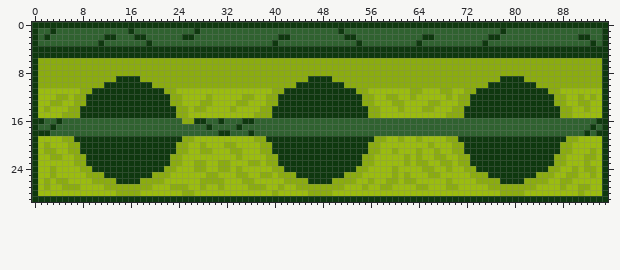
Pixel-art file, stored at Assets/Resources/UIux/GAMEPLAY/uiMesa.aseprite. The picture above was drawn from the file before the commit.
96x30 pixels, 1 frame.
New version:
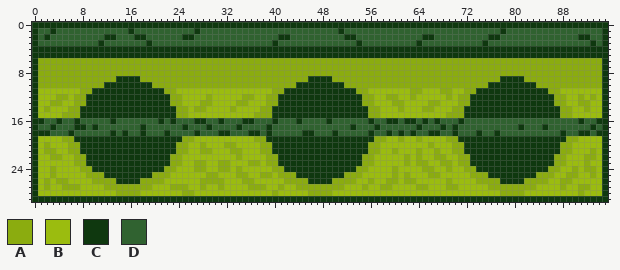
Palette (. is transparent): A #8bac0f  B #9bbc0f  C #0f380f  D #306230
Diff:
Changed rows in their new state; - is an unchanged pixel.
Layer "Layer 2":
first column x 6:
16 -C-----C-------C-C-DD-------------C---C----C------C--CC-CC-C-C---C-------------------C
17 -CC-C-------C------C-------------C-------------C---C------C---C-C----------C---C------
18 C------C-C--C---C----C---------C-C-----CC---C-----C--C-C-C--CC--C---C--C----------C--C
Boxes around the changes in both pictures, in picture pixels (x1, y1, x2, y2):
changed: (68, 118, 200, 136)
changed: (254, 118, 500, 136)
changed: (518, 118, 584, 136)
